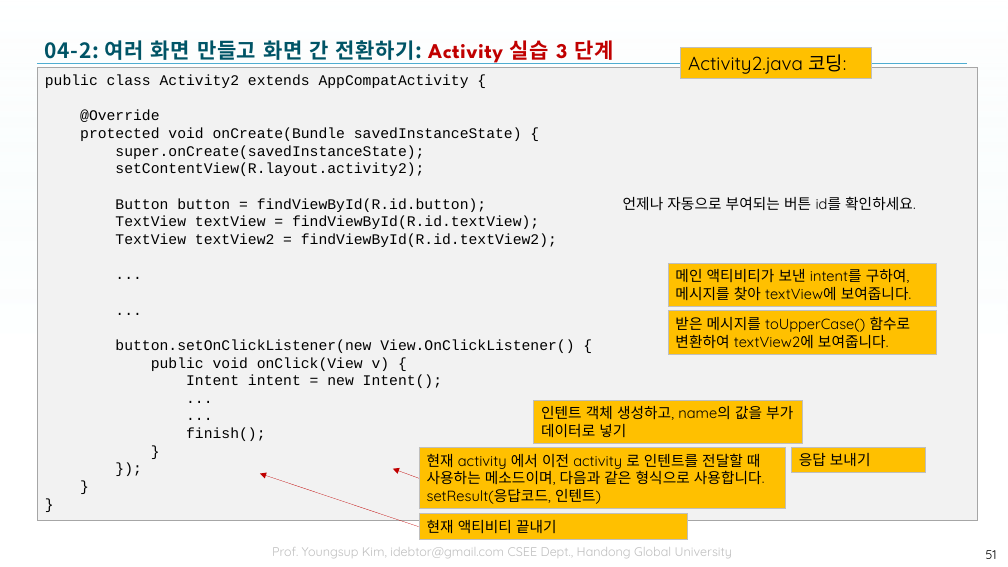
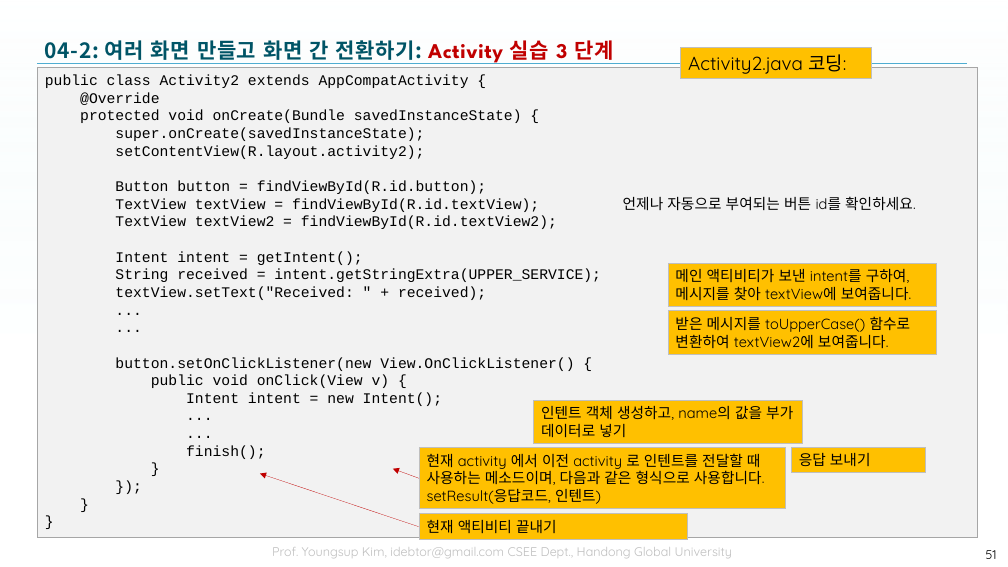
Before and after one commit to tae7841/HuStarAS, a slide deck: slide 51 of ppts/04Activity.pptx. Drawn at 1008x567 pixels with LibreOffice and Linux fonts; fonts in the diff are those of the drawing; background and template pictures are left out. Boxes give left, top, right and bottom in pixels: in the first picture for what was removed or moved away, otherwise in the second. Text is boxed around its words. In the diff, an @@ line names an element or a change of style, - is before the commit and + after.

```diff
--- a/ppts/04Activity.pptx
+++ b/ppts/04Activity.pptx
@@ rectangle "public class Activity2 extends AppCompatActivity ...": place and size @@
-rectangle "public class Activity2 extends AppCompatActivity ..." at <box>38,67,978,520</box>
+rectangle "public class Activity2 extends AppCompatActivity ..." at <box>38,67,978,538</box>
@@ text in rectangle at <box>115,251,601,300</box>: text changed @@
-...
+Intent intent = getIntent();
+String received = intent.getStringExtra(UPPER_SERVICE);
+textView.setText("Received: " + received);
+...
```
Also in this commit, not shown: 5 other slides changed.
